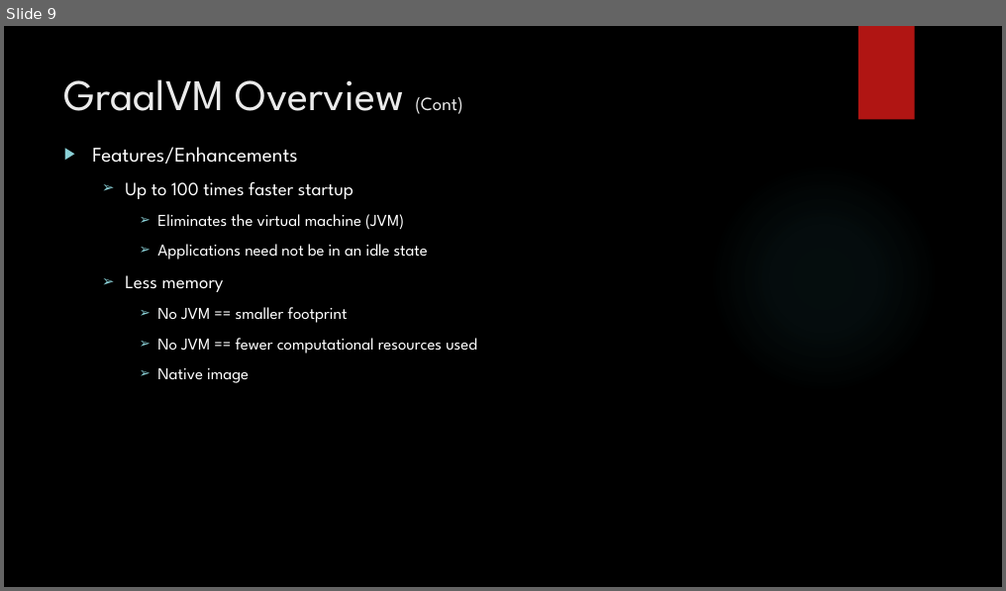
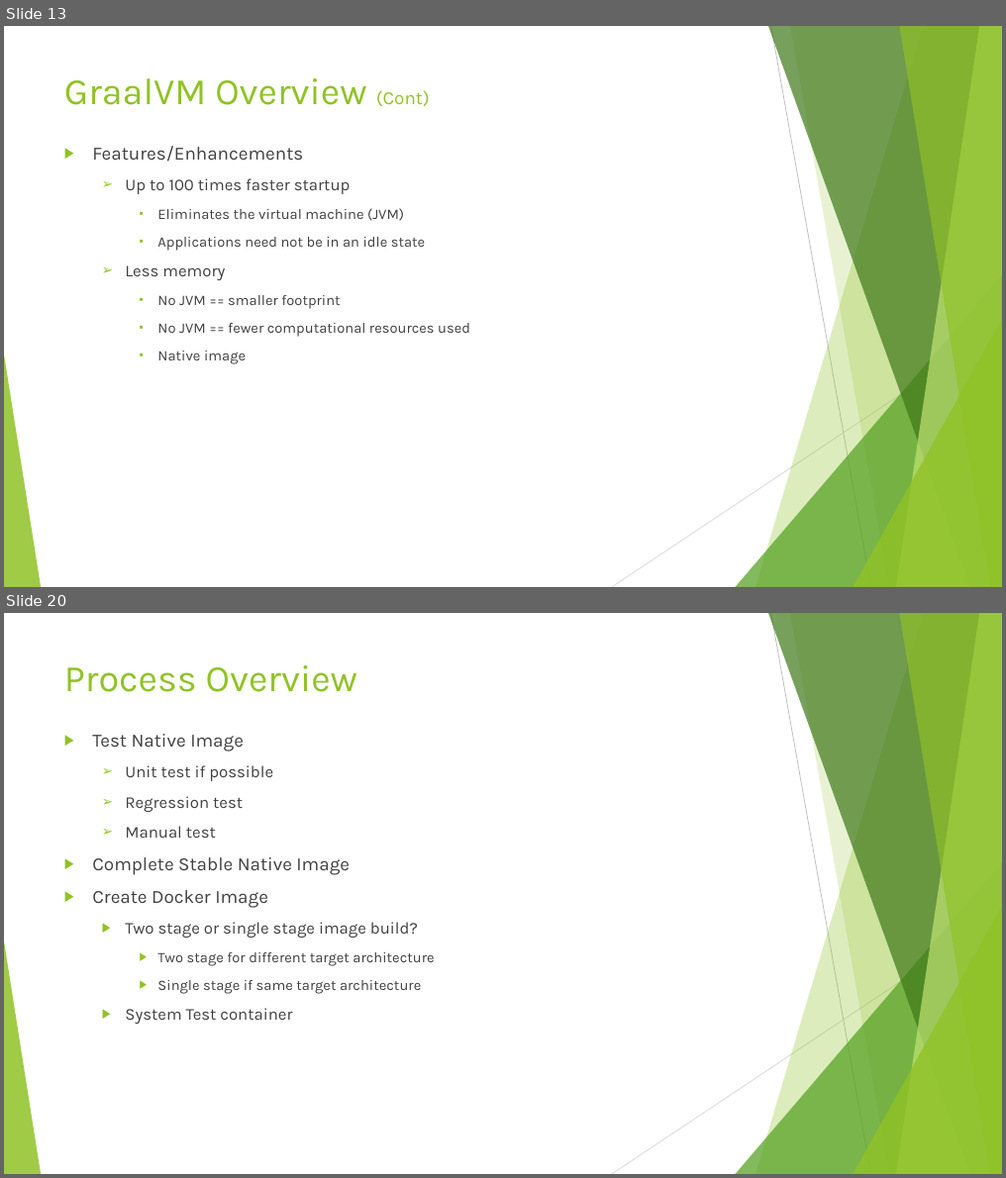
Before and after one commit to Rohan427/Qpid4Graal, a slide deck: doc/reference/GraalVm _Upgrade.pptx. Shown one above the other, each under a label of ours: slide 9 before the commit, slides 13 and 20 after it; the slides between them are not shown. The pictures are 1006x591 and 1006x1178 pixels, drawn with LibreOffice and Linux fonts; fonts in the diff are those of the drawing; background and template pictures are left out. Boxes give left, top, right and bottom in pixels: in the first picture for what was removed or moved away, otherwise in the second. Text is boxed around its words. In the diff, an @@ line names an element or a change of style, - is before the commit and + after.

Commit message:
GraalVM Upgrade PPT v2

```diff
--- a/doc/reference/GraalVm _Upgrade.pptx
+++ b/doc/reference/GraalVm _Upgrade.pptx
@@ slide 20 added at box(4, 613, 1002, 1174), background #FFFFFF; not listed: 10 template elements that a slide beside it also shows @@
@@ title added at box(64, 665, 357, 692), 36 pt, text #90C226 @@
+Process Overview
@@ text added at box(92, 734, 434, 1024), 16 pt, text #404040 @@
+▶ Test Native Image
+  ➢ Unit test if possible
+  ➢ Regression test
+  ➢ Manual test
+▶ Complete Stable Native Image
+▶ Create Docker Image
+  ▶ Two stage or single stage image build?
+    ▶ Two stage for different target architecture
+    ▶ Single stage if same target architecture
+  ▶ System Test container
@@ what was slide 9 is now slide 13 @@
@@ slide 13 changed as well @@
@@ background picture (left out) to #FFFFFF @@
@@ rectangle removed at box(858, 26, 915, 120) @@
@@ title "GraalVM Overview (Cont)" at box(64, 78, 430, 106): size 42 to 36 pt in "GraalVM Overview"; font League Spartan to Karla, text colour #EBEBEB to #90C226 @@
@@ text "Features/Enhancements" at box(92, 146, 470, 365): size 20 to 18 pt in "Features/Enhancements"; font League Spartan to Karla, text colour #FFFFFF to #404040; size 18 to 16 pt in "Up to 100 times faster startup", "Less memory"; size 16 to 14 pt in "Eliminates the virtual machine (JVM)", "Applications need not be in an idle ...", "No JVM == smaller footprint", "No JVM == fewer computational resources used" and 1 more places; bullet colour #8AD0D6 to #90C226; bullet ➢ to ▪ @@
@@ ellipse removed at box(709, 163, 939, 393) @@
@@ group added at box(4, 26, 1002, 587): 5 freeform shapes, 3 triangles, 2 lines @@
```
Also in this commit, not shown: 9 other slides changed, 12 other slides added.
